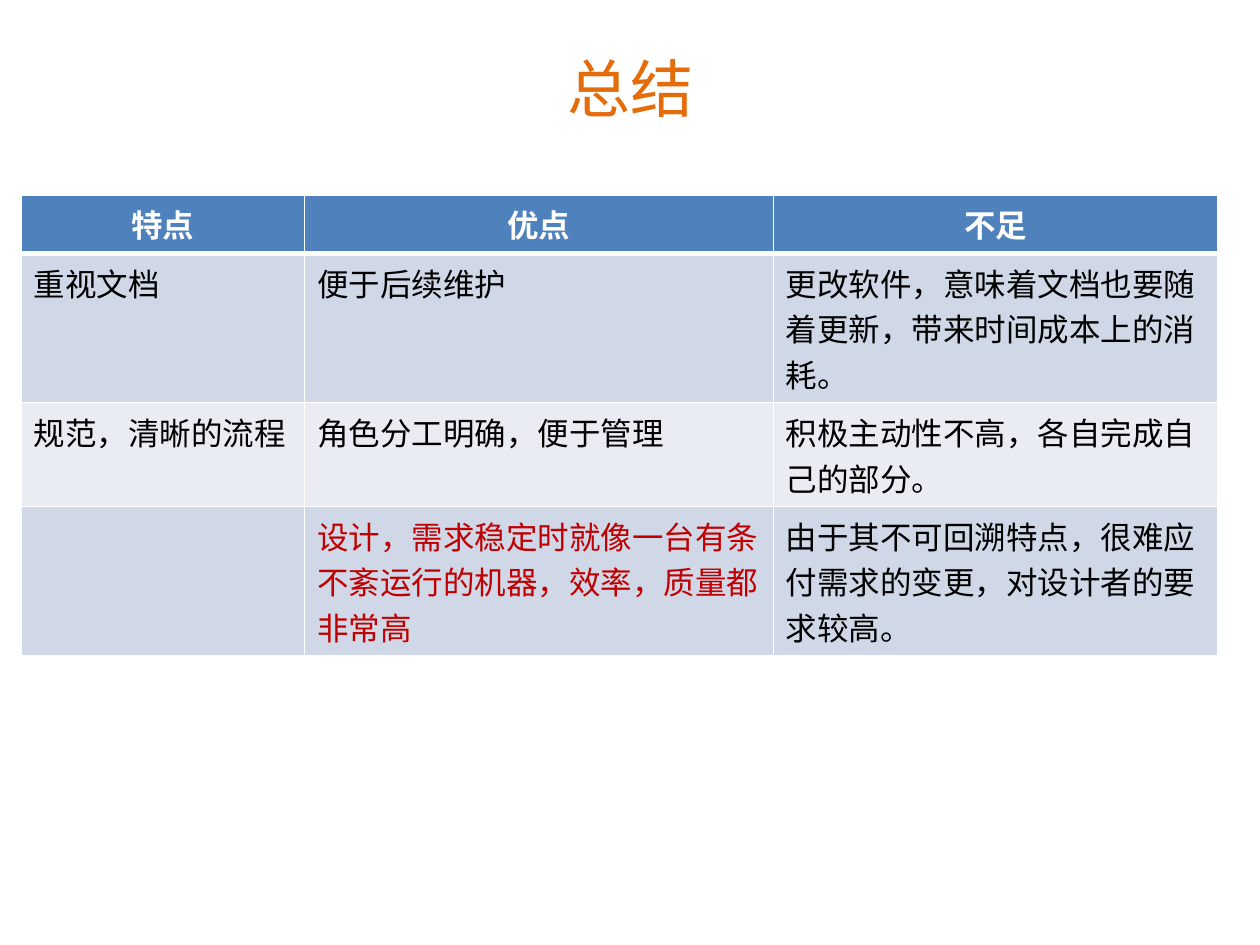
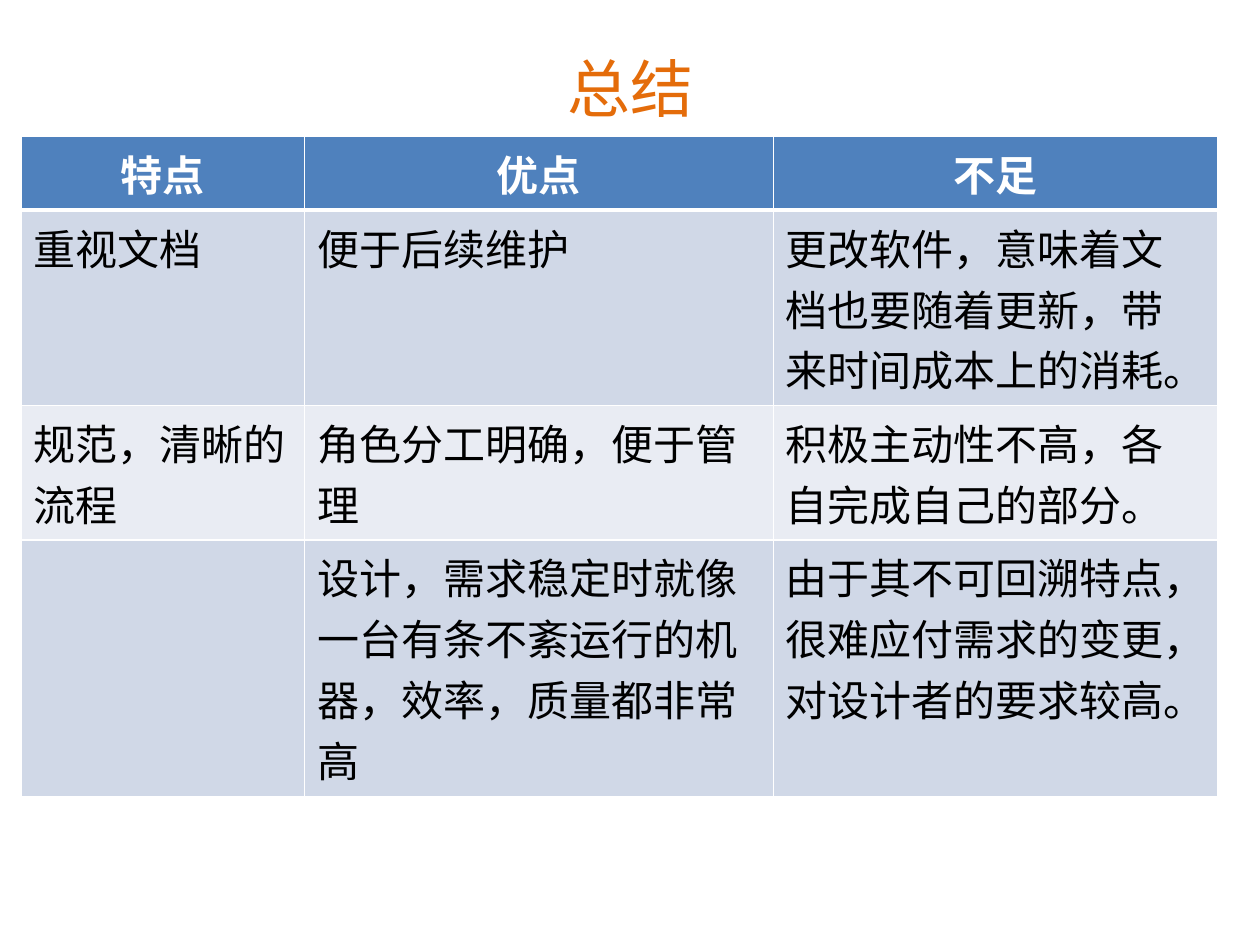
Before and after one commit to Benguan/document, a slide deck: slide 11 of 上大培训：scrum和vs2012 部分.pptx. Drawn at 1260x945 pixels with LibreOffice and Linux fonts; fonts in the diff are those of the drawing; background and template pictures are left out. Boxes give left, top, right and bottom in pixels: in the first picture for what was removed or moved away, otherwise in the second. Text is boxed around its words. In the diff, an @@ line names an element or a change of style, - is before the commit and + after.

```diff
--- a/上大培训：scrum和vs2012 部分.pptx
+++ b/上大培训：scrum和vs2012 部分.pptx
@@ table at (21,136,1218,785) @@
@@ size 18 to 24 pt @@
@@ text colour #C00000 to #000000 in "设计，需求稳定时就像一台有条不紊运行的机器，效率，质量都非常高" @@
@@ table: place and size @@
-table at (21,195,1218,647)
+table at (21,136,1218,785)
```
Also in this commit, not shown: 2 other slides changed, 2 slides added, 1 slide removed.
